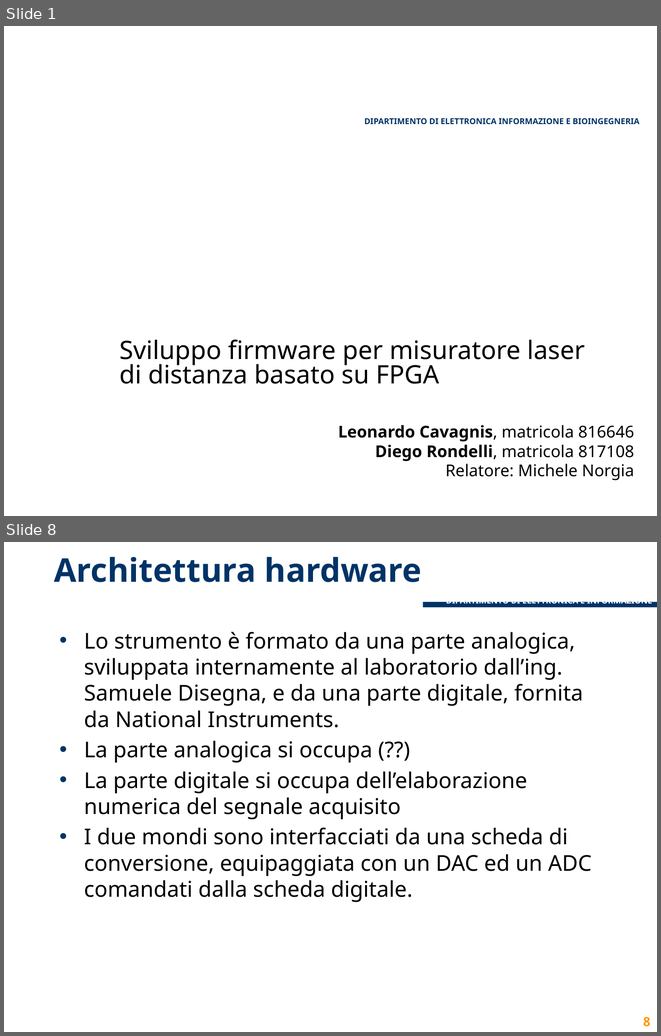
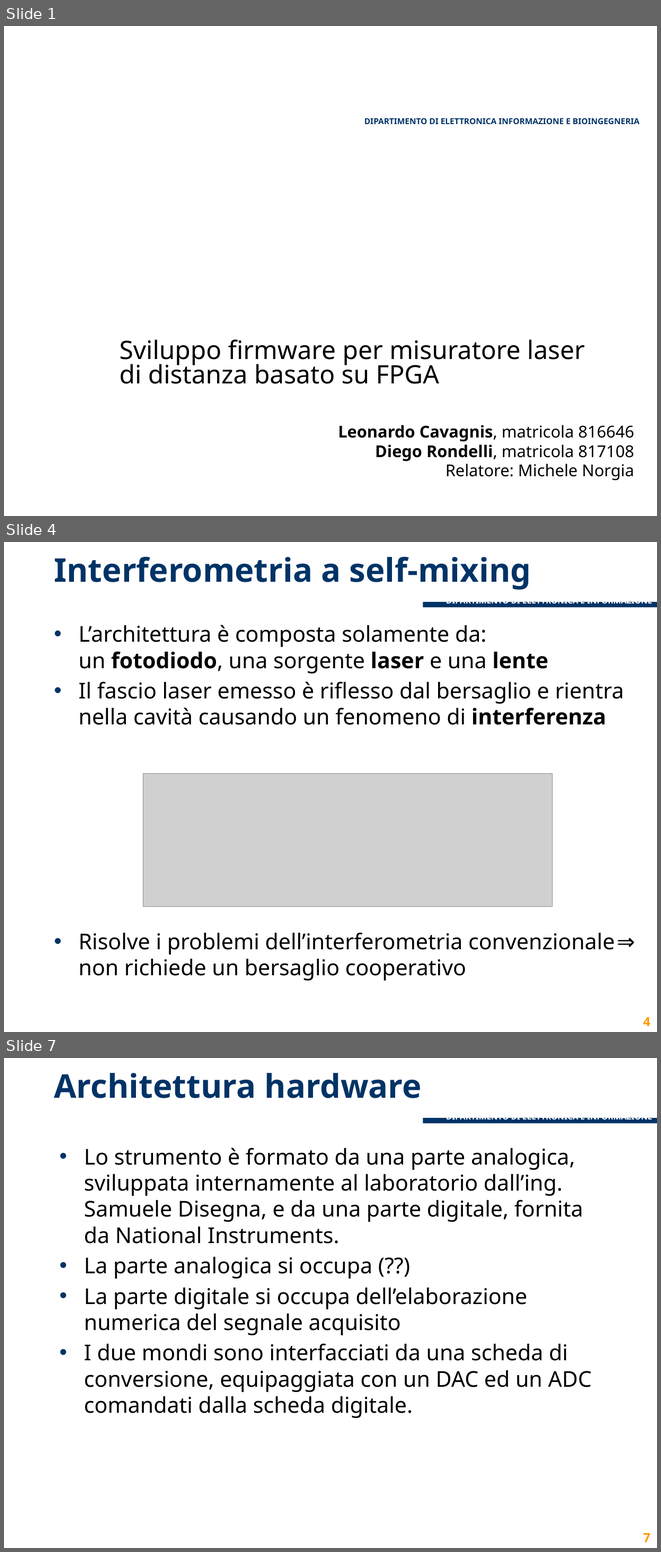
Before and after one commit to lcavagnispolimi/thesis_latex, a slide deck: presentazione_discussione.pptx. Shown one above the other, each under a label of ours: slides 1 and 8 before the commit, slides 1, 4 and 7 after it; the slides between them are not shown. The pictures are 661x1036 and 661x1552 pixels, drawn with LibreOffice and Linux fonts; fonts in the diff are those of the drawing; grey boxes stand for pictures; background and template pictures are left out. Boxes give left, top, right and bottom in pixels: in the first picture for what was removed or moved away, otherwise in the second. Text is boxed around its words. In the diff, an @@ line names an element or a change of style, - is before the commit and + after.

Commit message:
Sistemate prime 4 slide su interferometria

```diff
--- a/presentazione_discussione.pptx
+++ b/presentazione_discussione.pptx
@@ slide 4 added at bbox=[4, 542, 657, 1032], background #FFFFFF; not listed: 3 template elements that a slide beside it also shows @@
@@ title added at bbox=[54, 557, 531, 590], 36 pt, text #003366, bold @@
+Interferometria a self-mixing
@@ text added at bbox=[79, 625, 624, 725], 24 pt, text #000000 @@
+• L’architettura è composta solamente da:
+  un fotodiodo, una sorgente laser e una lente
+• Il fascio laser emesso è riflesso dal bersaglio e rientra nella cavità causando un fenomeno di interferenza
@@ picture added at bbox=[143, 773, 553, 906] @@
@@ text added at bbox=[79, 932, 615, 980], 24 pt, text #000000 @@
+• Risolve i problemi dell’interferometria convenzionale ⇒ non richiede un bersaglio cooperativo
@@ page number added at bbox=[643, 1017, 651, 1026], 14 pt, text #FF9900, bold @@
+4
@@ what was slide 8 is now slide 7 @@
@@ page number at bbox=[643, 1533, 651, 1542]: text changed @@
-8
+7
```
Also in this commit, not shown: 3 slides changed, 1 other slide added, 3 slides removed.
